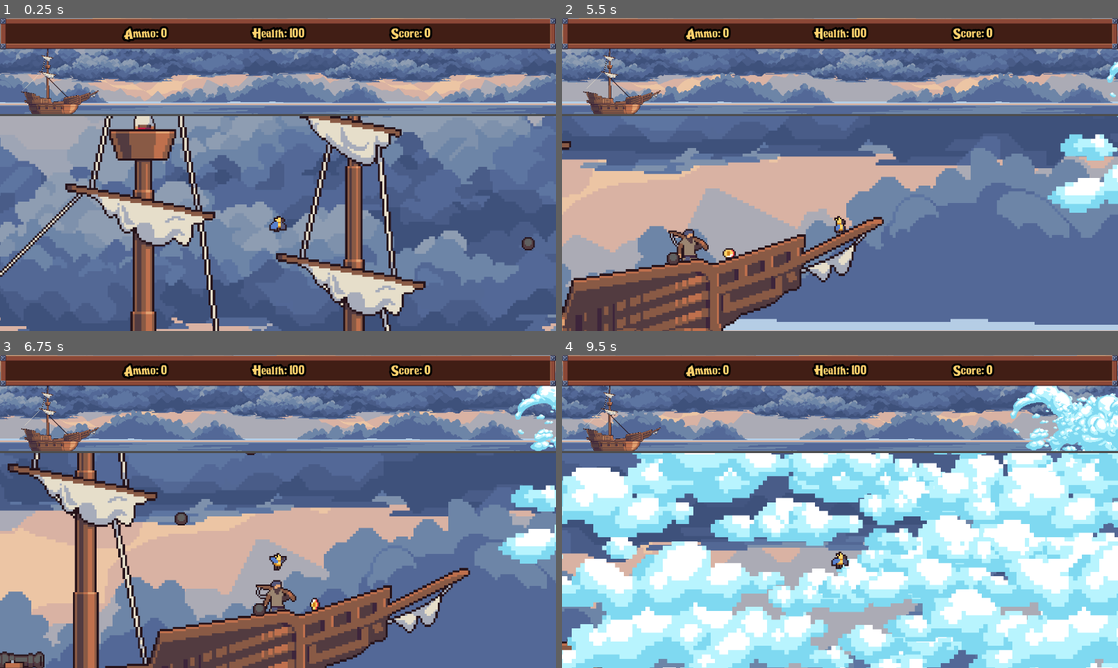
Above: before the commit, frames 1-4 (two rows, left to right).
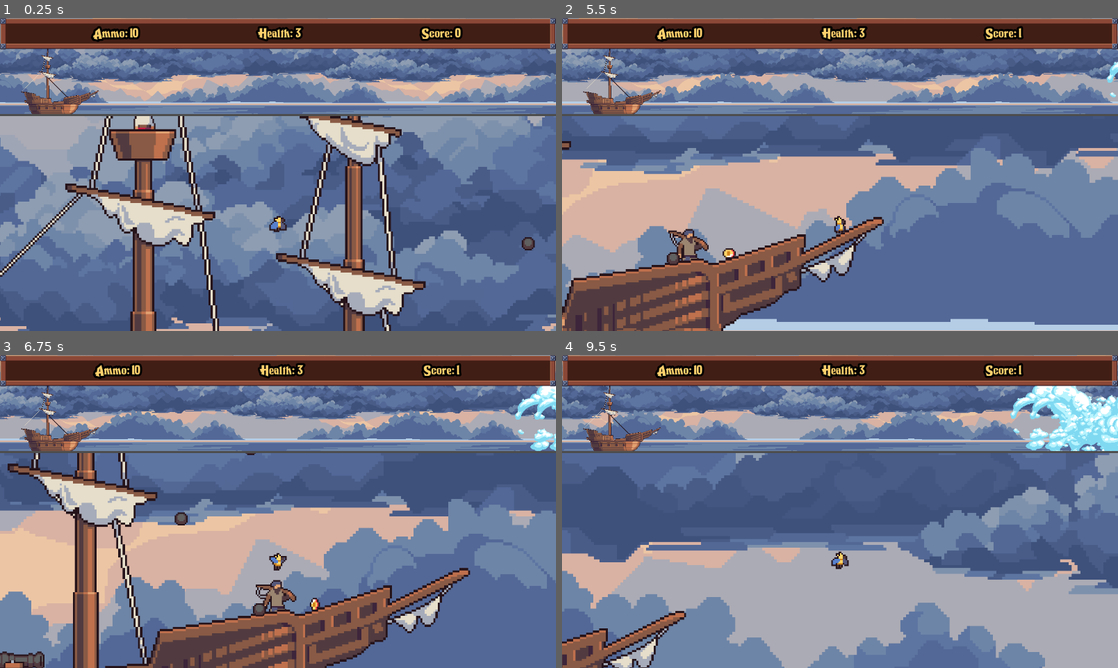
Above: after the commit, the same moments.

Repository: linkinmjs/tp-1-juego-2d-imagecampus
Game: Godot game, scene res://scenes/main.tscn
The game is run twice, just before and just after one commit, with the same random seed, the same clock (stepped at 60 frames per second) and the same inputs.
Inputs (mouse positions are in pixels of both pictures, inside the frame that each line leads up to):
- Up to frame 1 (0.25 s): no input
- Up to frame 2 (5.5 s): move the mouse to (962, 158) at 0.52 s; hold E (action) 0.53-1.28 s; hold D (right) 0.53-2.03 s; tap Space (jump) at 0.77, 1.52, 3.02, 3.77, 4.52 s; move the mouse to (728, 190) at 1.27 s; tap E (action) at 1.35, 2.85, 4.35 s; move the mouse to (895, 105) at 2.02 s; hold A (left) 2.03-2.78 s; hold E (action) 2.03-2.78 s; move the mouse to (812, 237) at 2.77 s; hold D (right) 2.78-4.28 s; move the mouse to (1006, 221) at 3.52 s; hold E (action) 3.53-4.28 s; move the mouse to (673, 127) at 4.27 s; hold A (left) 4.28-5.03 s; move the mouse to (867, 174) at 5.02 s; hold D (right) from 5.03 s (still down); hold E (action) from 5.03 s (still down)
- Up to frame 3 (6.75 s): move the mouse to (194, 433) at 5.77 s; release D (right) at 5.78 s; release E (action) at 5.78 s; hold A (left) from 5.78 s (still down); tap E (action) at 5.85 s; tap Space (jump) at 6.02 s; move the mouse to (400, 495) at 6.52 s; hold E (action) from 6.53 s (still down)
- Up to frame 4 (9.5 s): tap Space (jump) at 6.77, 7.52, 9.02 s; move the mouse to (728, 527) at 7.27 s; release A (left) at 7.28 s; release E (action) at 7.28 s; hold D (right) from 7.28 s (still down); tap E (action) at 7.35, 8.85 s; move the mouse to (895, 442) at 8.02 s; hold E (action) 8.03-8.78 s; move the mouse to (812, 574) at 8.77 s

The runs differ from the first frame. In frame 1, 1.2% of the frame differs, in the area x 16-84%, y 2-8%; in frame 2, 2.9%; in frame 3, 2.8%; in frame 4, 60%, in the area x 0-100%, y 2-100%.

Commit message:
Fix some shoot issues and modify game_ui

Diff:
--- a/godot/scenes/bottom_scene.tscn
+++ b/godot/scenes/bottom_scene.tscn
@@ -102,6 +102,7 @@
 curve = SubResource("Curve2D_vt6qn")
 clouds_scenes_to_spawn = Array[PackedScene]([ExtResource("12_6df1x")])
 timer_wait_time = 4.0
+is_active = false
 spawn_on_scene = "Bottom"
 
 [node name="CLOUD TESTS" type="Node2D" parent="."]
--- a/godot/scenes/game_ui.tscn
+++ b/godot/scenes/game_ui.tscn
@@ -37,20 +37,20 @@
 
 [node name="HBoxContainer" type="HBoxContainer" parent="PanelContainer/MarginContainer"]
 layout_mode = 2
-theme_override_constants/separation = 180
+theme_override_constants/separation = 250
 alignment = 1
 
-[node name="Label" type="Label" parent="PanelContainer/MarginContainer/HBoxContainer"]
+[node name="AmmoLabel" type="Label" parent="PanelContainer/MarginContainer/HBoxContainer"]
 layout_mode = 2
 text = "Ammo: 0"
 label_settings = ExtResource("2_rns2u")
 
-[node name="Label2" type="Label" parent="PanelContainer/MarginContainer/HBoxContainer"]
+[node name="HealthLabel" type="Label" parent="PanelContainer/MarginContainer/HBoxContainer"]
 layout_mode = 2
 text = "Health: 100"
 label_settings = ExtResource("2_rns2u")
 
-[node name="Label3" type="Label" parent="PanelContainer/MarginContainer/HBoxContainer"]
+[node name="ScoreLabel" type="Label" parent="PanelContainer/MarginContainer/HBoxContainer"]
 layout_mode = 2
 text = "Score: 0"
 label_settings = ExtResource("2_rns2u")
--- a/godot/scenes/pirate_cannon.tscn
+++ b/godot/scenes/pirate_cannon.tscn
@@ -297,3 +297,5 @@
 libraries = {
 &"": SubResource("AnimationLibrary_m0w1x")
 }
+
+[node name="ShootTimer" type="Timer" parent="."]
--- a/godot/scripts/game_manager.gd
+++ b/godot/scripts/game_manager.gd
@@ -5,6 +5,10 @@
 signal clouds_over_the_ship
 signal dispersed_clouds
 signal on_cannon_ball_shotted
+
+signal update_ammo
+signal update_health
+signal update_score
 
 var life: int = 3
 var collected_coins: int = 0
@@ -31,12 +35,20 @@
 	# Coin
 	if type == COLLECTIBLES_TYPES[0]:
 		collected_coins += amount
+		emit_signal("update_score")
 	#Cannon Ball
 	elif type == COLLECTIBLES_TYPES[1]:
 		collected_cannon_balls += amount
+		emit_signal("update_ammo")
 
 func get_damage(damage: int):
 	life -= damage
+	emit_signal("update_health")
+
+func waste_ammo(ammo: int):
+	collected_cannon_balls -= ammo
+	emit_signal("update_ammo")
+	emit_signal("on_cannon_ball_shotted")
 
 func reveal_sea() -> void:
 	emit_signal("sea_revealed")
@@ -47,6 +59,3 @@
 	elif not is_cover:
 		print("dispersed_clouds!")
 		emit_signal("dispersed_clouds")
-
-func cannon_ball_shotted() -> void:
-	emit_signal("on_cannon_ball_shotted")
--- a/godot/scripts/game_ui.gd
+++ b/godot/scripts/game_ui.gd
@@ -1,13 +1,24 @@
 extends CanvasLayer
 
+@onready var ammo_label: Label = $PanelContainer/MarginContainer/HBoxContainer/AmmoLabel
+@onready var health_label: Label = $PanelContainer/MarginContainer/HBoxContainer/HealthLabel
+@onready var score_label: Label = $PanelContainer/MarginContainer/HBoxContainer/ScoreLabel
+
+
+
 func _ready() -> void:
-	pass
+	GameManager.update_ammo.connect(_on_update_ammo)
+	GameManager.update_health.connect(_on_update_health)
+	GameManager.update_score.connect(_on_update_score)
+	ammo_label.text = "Ammo: " + str(GameManager.collected_cannon_balls)
+	health_label.text = "Health: " + str(GameManager.life)
+	score_label.text = "Score: " + str(GameManager.collected_coins)
 
-func update_ammo() -> void:
-	pass
+func _on_update_ammo() -> void:
+	ammo_label.text = "Ammo: " + str(GameManager.collected_cannon_balls)
 
-func update_health() -> void:
-	pass
+func _on_update_health() -> void:
+	health_label.text = "Health: " + str(GameManager.life)
 
-func update_score() -> void:
-	pass
+func _on_update_score() -> void:
+	score_label.text = "Score: " + str(GameManager.collected_coins)
--- a/godot/scripts/pirate.gd
+++ b/godot/scripts/pirate.gd
@@ -13,12 +13,16 @@
 @export_enum(CAPTAIN, PIRATE_CANNON, PIRATE_LOOKOUT, PIRATE_FISHERMAN) var pirate_class: String
 
 @onready var alert_animation: AnimationPlayer
+@onready var shoot_timer: Timer
+@onready var is_shooting: bool = false
 
 func _ready() -> void:
 	pirate = get_node("Pirate")
 	if pirate_class == PIRATE_CANNON:
 		cannon = get_node("Cannon")
 		alert_animation = $Alert/AlertAnimation
+		shoot_timer = $ShootTimer
+		shoot_timer.timeout.connect(_on_shoot_timer_timeout)
 	action_area = get_node("ActionArea")
 	action_area.body_entered.connect(_on_action_area_body_entered)
 	action_area.body_exited.connect(_on_action_area_body_exited)
@@ -49,20 +53,16 @@
 		GameManager.parrot_on_pirate_fisherman = false
 
 func _unhandled_input(event: InputEvent) -> void:
-	## TODO: evitar solapamiento de acciones
 	if parrot_in_range and event.is_action_pressed("action"):
 		_action_event()
 
 func _action_event():
 	if pirate_class == PIRATE_CANNON:
-		print("action 1")
 		pirate_cannon_shoot()
 	elif pirate_class == PIRATE_LOOKOUT:
-		print("action 2")
 		pirate.play("action")
 		GameManager.reveal_sea()
 	else:
-		print("action 3")
 		pirate.play("action")
 
 func update_animation():
@@ -75,9 +75,16 @@
 		cannon.play("idle")
 
 func pirate_cannon_shoot() -> void:
+	if is_shooting:
+		return
+	is_shooting = true
+	shoot_timer.start()
 	if GameManager.collected_cannon_balls > 0:
-		GameManager.collected_cannon_balls -= 1
+		GameManager.waste_ammo(1)
 		pirate.play("action")
 		cannon.play("action")
 	else:
 		alert_animation.play("alert")
+
+func _on_shoot_timer_timeout() -> void:
+	is_shooting = false
--- a/godot/scripts/top_scene.gd
+++ b/godot/scripts/top_scene.gd
@@ -10,11 +10,10 @@
 func _ready() -> void:
 	ship_area_2d.area_entered.connect(_on_area_entered)
 	ship_area_2d.area_exited.connect(_on_area_exited)
+	GameManager.on_cannon_ball_shotted.connect(shoot)
 
 func _process(_delta: float) -> void:
-	# TODO replace next hardcode. Maybe listening some signal
-	if Input.is_action_just_pressed("action") and GameManager.parrot_on_pirate_cannon:
-		shoot()
+	pass
 
 func shoot() -> void:
 	shoot_delay.start()
